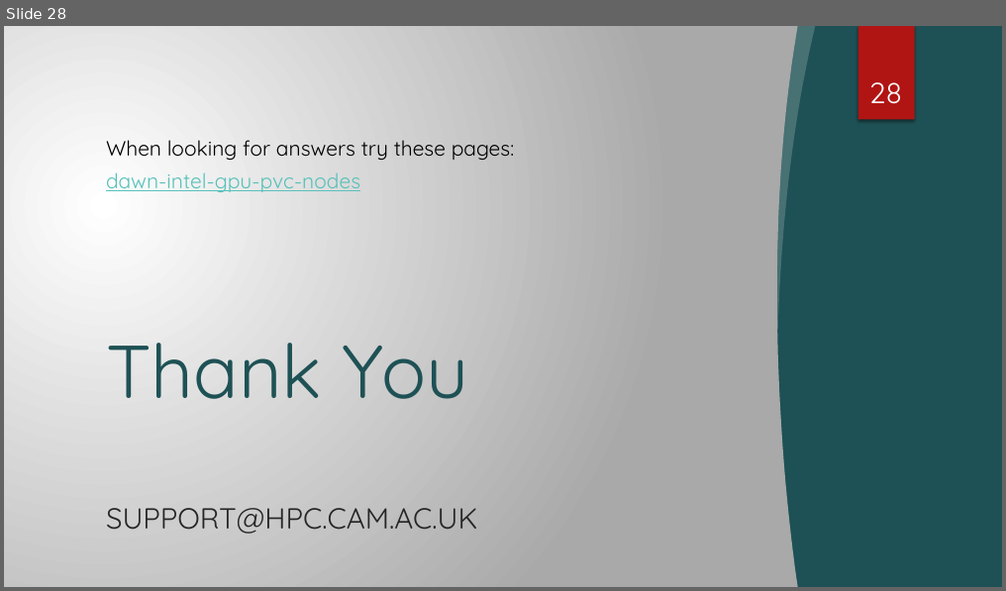
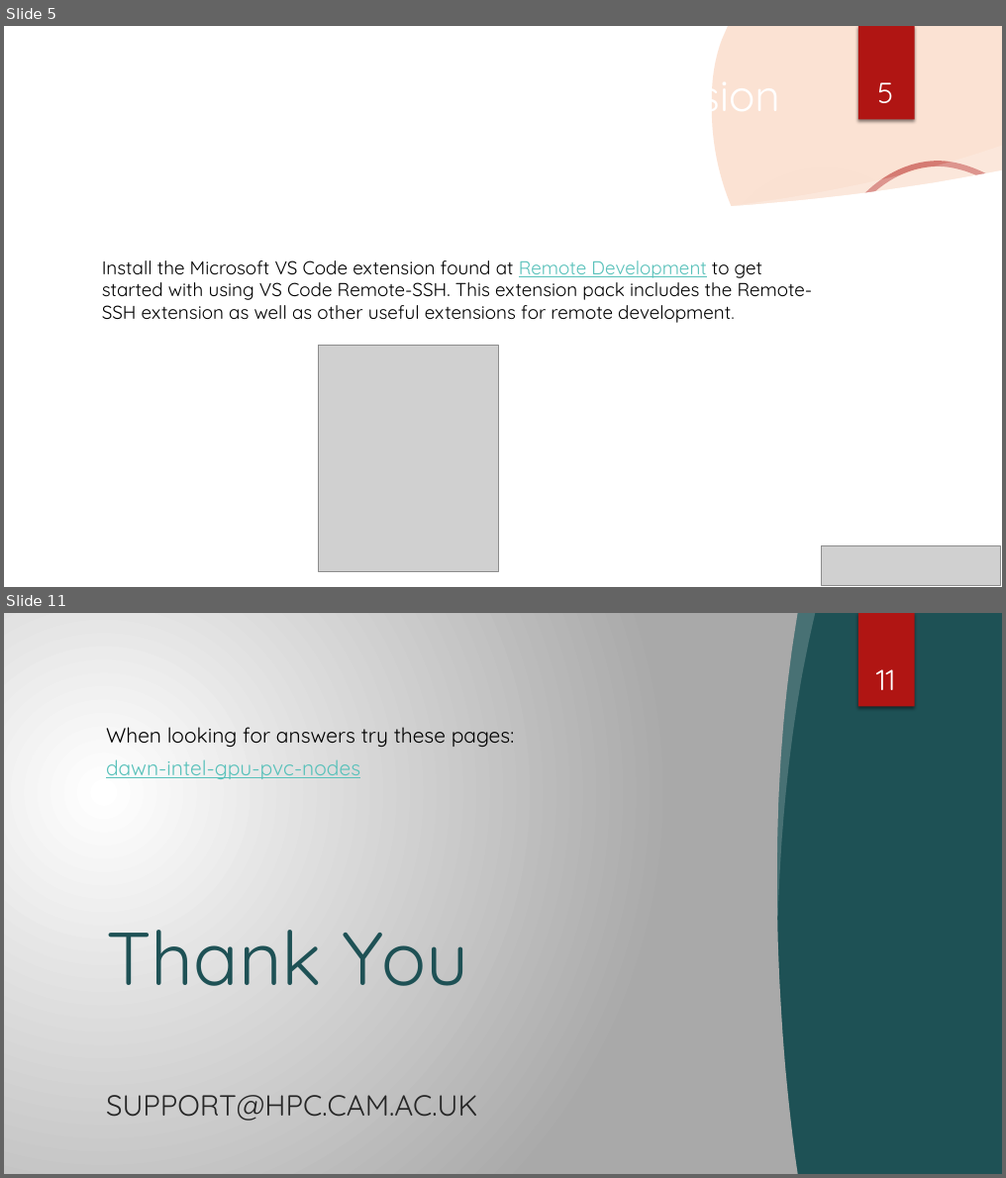
Before and after one commit to RSE-Cambridge/Intro-to-Dawn, a slide deck: Part3-PythonEnvironments/Slides/PyEnvs_onDAWN.pptx. Shown one above the other, each under a label of ours: slide 28 before the commit, slides 5 and 11 after it; the slides between them are not shown. The pictures are 1006x591 and 1006x1178 pixels, drawn with LibreOffice and Linux fonts; fonts in the diff are those of the drawing; grey boxes stand for pictures; background and template pictures are left out. Boxes give left, top, right and bottom in pixels: in the first picture for what was removed or moved away, otherwise in the second. Text is boxed around its words. In the diff, an @@ line names an element or a change of style, - is before the commit and + after.

```diff
--- a/Part3-PythonEnvironments/Slides/PyEnvs_onDAWN.pptx
+++ b/Part3-PythonEnvironments/Slides/PyEnvs_onDAWN.pptx
@@ slide 5 added at [4, 26, 1002, 587], background picture (left out); not listed: 1 template element that a slide beside it also shows @@
@@ freeform shape added at [712, 26, 1002, 408], fill #F4A16F at 30% opacity @@
@@ rectangle added at [858, 26, 915, 120], fill #B01513 @@
@@ page number added at [877, 82, 893, 103], 28 pt, text #FFFFFF @@
+5
@@ freeform shape added at [4, 171, 1002, 587], fill #FFFFFF @@
@@ ellipse added at [709, 163, 939, 393], fill gradient #F3F3F3 @@
@@ freeform shape added at [718, 146, 1002, 213], fill #FFFFFF at 20% opacity @@
@@ freeform shape added at [810, 164, 1002, 587], outline #B01513 5.5 pt @@
@@ text added at [102, 261, 813, 323], 18 pt, text #000000 @@
+Install the Microsoft VS Code extension found at Remote Development to get started with using VS Code Remote-SSH. This extension pack includes the Remote-SSH extension as well as other useful extensions for remote development.
@@ title added at [495, 261, 706, 296], 42 pt, text #FFFFFF @@
+1. Remote Development Extension on DAWN
@@ picture added at [319, 345, 498, 571] @@
@@ picture added at [822, 547, 1001, 586] @@
@@ what was slide 28 is now slide 11 @@
@@ page number at [876, 669, 896, 690]: text changed @@
-28
+11
```
Also in this commit, not shown: 3 slides changed, 6 other slides added, 24 slides removed, 1 other file.
